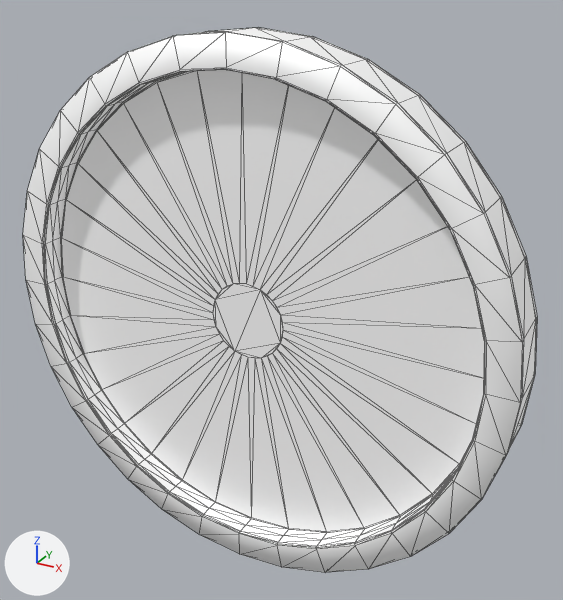
An edit to the glTF model packages/dcl/models/cadre.glb, drawn before and after from the same camera.
Both versions are drawn from a camera (50 mm lens) standing at (2.69, -4.38, 2.41) and looking at (0.18, 0.17, 0.14). Every picture has the same lights, and +X, +Y and +Z are marked at lower left. Mesh edges are drawn as thin lines. Where no turn or scale is listed for an object, it has been applied to the vertices. Vertices at the same position are counted once.

Names of what the first picture shows: 'cadre.001'.
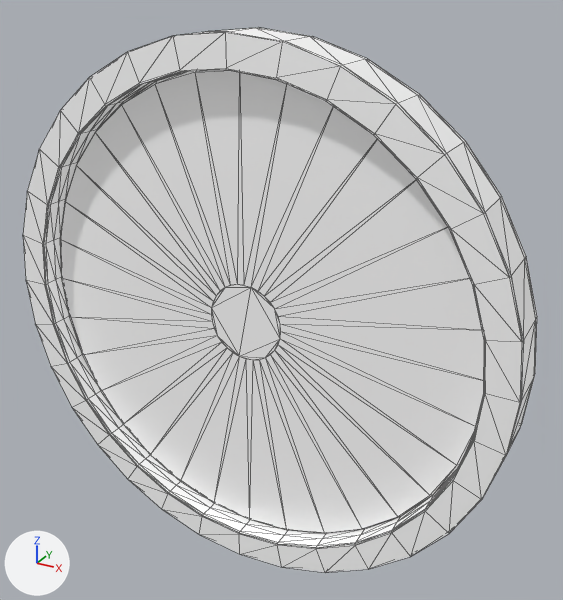
Where the newer file only moved an object's origin or applied its transform, the numbers keep the older frame.

The edits, one by one:
Picture 'pointDinterrogation' (img_pointdinterrogation) is new.
Material 'pointDinterrogation' (mat_pointdinterrogation) is new.
Its texture is img_pointdinterrogation.
Its metallic is 0.3.
Its roughness is 0.68.
Its emission strength is 0.09.
me_cylinder_077 has 576 vertices, 1148 faces and spans x -2.0..2.0, y -0.2..0.2, z -2.0..2.0.
me_cylinder_077 is used by ob_cadre_001; location (0.0, 0.0, 0.0).
Part 1, on me_cylinder_077:
32 vertices are removed from x -0.29..0.29, y -0.01, z -0.29..0.29.
124 faces are deleted.
64 vertices in x -1.78..1.78, y -0.1..0.09, z -1.78..1.78 move by (0.0, 0.01, 0.0).
4 vertices in x -1.74..-0.35, y -0.01, z 0.35..1.74 move by (0.01, -0.03, -0.01).
4 vertices in x -1.25..1.25, y -0.01, z -1.25..1.25 move by (0.0, -0.03, 0.0).
4 vertices in x -1.74..-0.35, y -0.01, z -1.74..-0.35 move by (0.01, -0.03, 0.01).
4 vertices in x 0.35..1.74, y -0.01, z -1.74..-0.35 move by (-0.01, -0.03, 0.01).
4 vertices in x 0.35..1.74, y -0.01, z 0.35..1.74 move by (-0.01, -0.03, -0.01).
40 vertices move from x -1.77..1.77, y -0.01..0.01, z -1.77..1.77 to x -1.77..1.77, y -0.04..0.01, z -1.77..1.77.
32 vertices are added at x -0.29..0.29, y -0.04, z -0.29..0.29.
94 new faces join them, mat_tableau (white #ffffff).
30 new faces join them, mat_pointdinterrogation (picture img_pointdinterrogation).
me_cylinder_077 part 2: 1024 kept faces spanning x -2.0..2.0, y -0.2..0.2, z -2.0..2.0 get new texture (UV) coordinates.
me_cylinder_077 now uses material mat_pointdinterrogation (picture img_pointdinterrogation).

Boxes (x1, y1, x2, y2) around the edits, measured in the pictures (563 x 600 px; the box of a moved part takes in the faces that stretch with it):
part 1 of me_cylinder_077, moved or reshaped
    before: (45, 70, 484, 546)
    after: (46, 70, 484, 546)
part 2 of me_cylinder_077, surface changed
    both: (23, 27, 537, 572)
